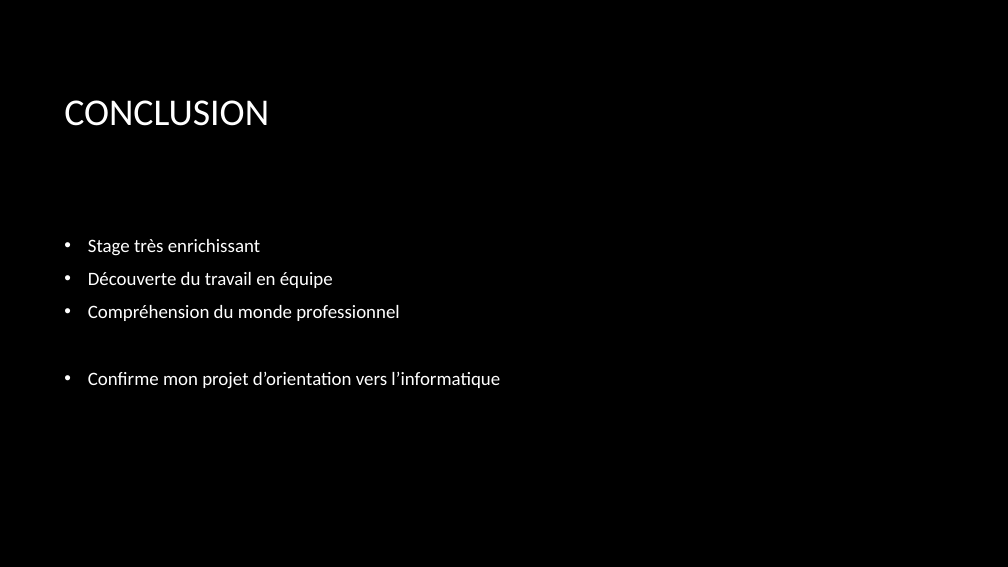
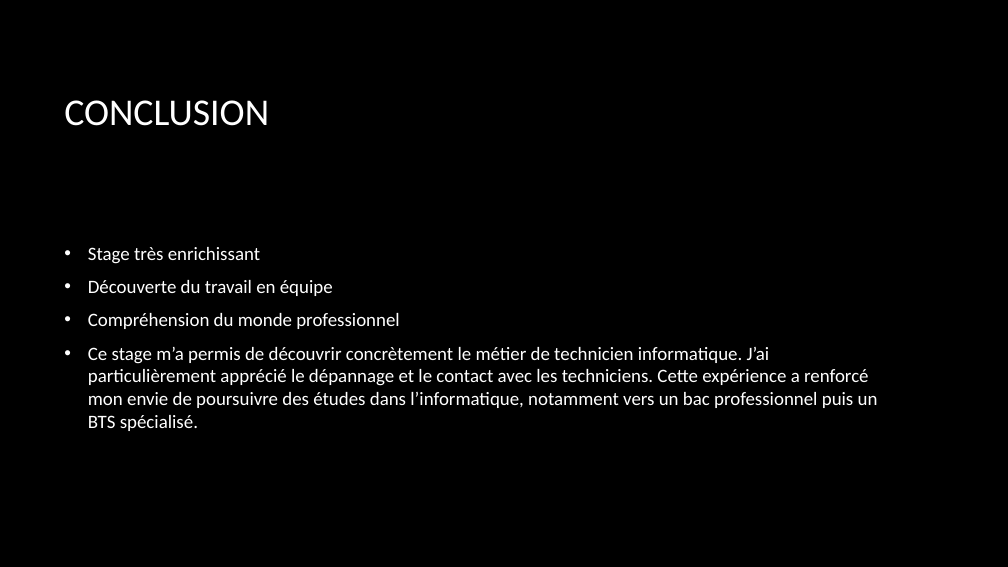
Before and after one commit to dneau-dev/oral_de_stage, a slide deck: slide 8 of Présentation_et_oral_de_stage_de_3eme_final.pptx (slide 12 before the commit). Drawn at 1008x567 pixels with LibreOffice and Linux fonts; fonts in the diff are those of the drawing; background and template pictures are left out. Boxes give left, top, right and bottom in pixels: in the first picture for what was removed or moved away, otherwise in the second. Text is boxed around its words. In the diff, an @@ line names an element or a change of style, - is before the commit and + after.

```diff
--- a/Présentation_et_oral_de_stage_de_3eme_final.pptx
+++ b/Présentation_et_oral_de_stage_de_3eme_final.pptx
@@ text at bbox=[88, 347, 878, 431]: text changed @@
-• Confirme mon projet d’orientation vers l’informatique
+• Ce stage m’a permis de découvrir concrètement le métier de technicien informatique. J’ai particulièrement apprécié le dépannage et le contact avec les techniciens. Cette expérience a renforcé mon envie de poursuivre des études dans l’informatique, notamment vers un bac professionnel puis un BTS spécialisé.
```
Also in this commit, not shown: 5 other slides changed, 1 slide added, 5 slides removed.
